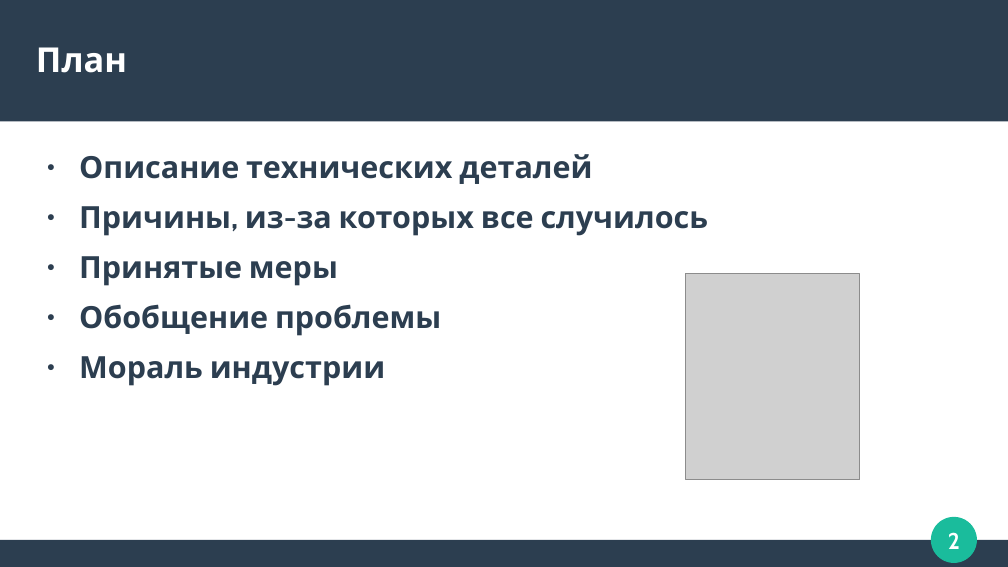
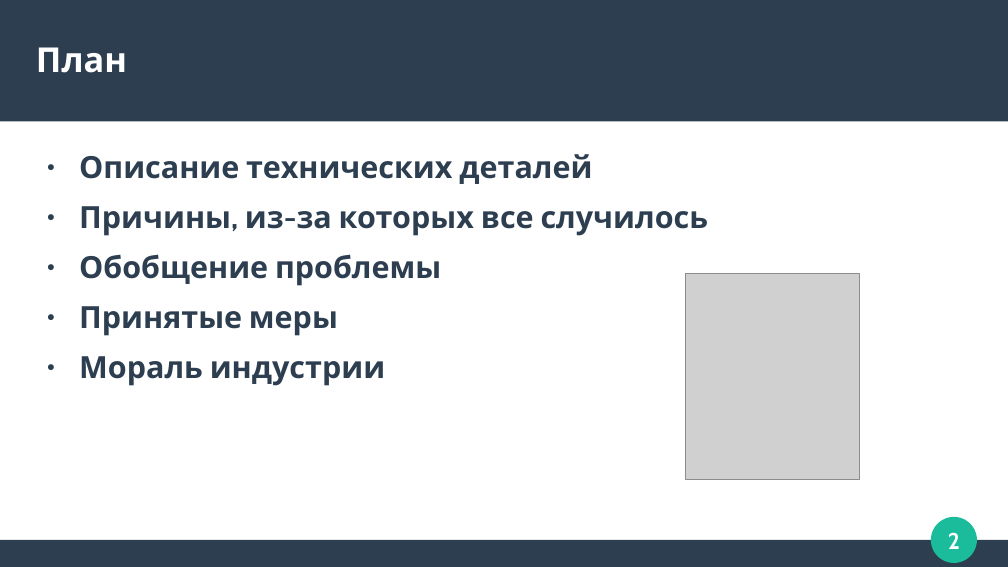
Before and after one commit to zubrailx/university-itmo, a slide deck: slide 2 of Year-3/Computer-architecture/lab-1/presentation.odp. Drawn at 1008x567 pixels with LibreOffice and Linux fonts; fonts in the diff are those of the drawing; grey boxes stand for pictures. Boxes give left, top, right and bottom in pixels: in the first picture for what was removed or moved away, otherwise in the second. Text is boxed around its words. In the diff, an @@ line names an element or a change of style, - is before the commit and + after.

```diff
--- a/Year-3/Computer-architecture/lab-1/presentation.odp
+++ b/Year-3/Computer-architecture/lab-1/presentation.odp
@@ text at bbox=[79, 254, 441, 286]: paragraph added @@
+● Обобщение проблемы
@@ text at bbox=[79, 304, 441, 336]: paragraph removed @@
-● Обобщение проблемы
```
Also in this commit, not shown: 26 slides added, 1 slide removed, 5 other files.
